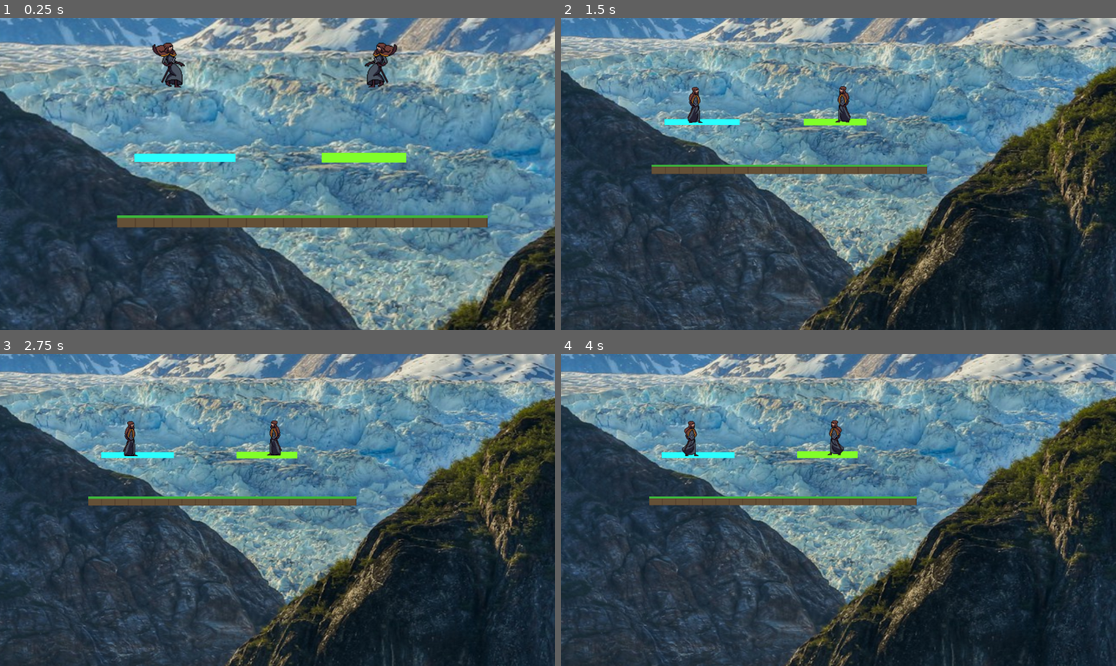
Above: before the commit, frames 1-4 (two rows, left to right).
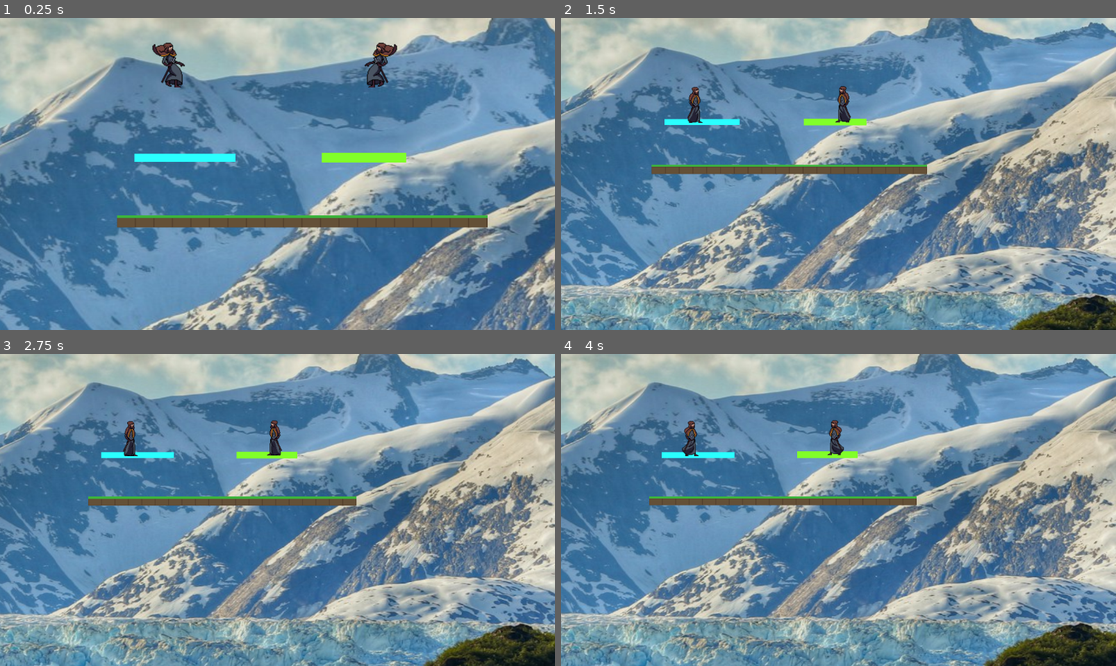
Above: after the commit, the same moments.

Repository: charles-priem/Fighter-i-
Game: Godot game, scene res://scenes/game_scene.tscn
Two runs of this game, one before a commit and one after it. Both use one fixed random seed, a clock stepped at 60 frames per second and the inputs below.
Inputs:
- Up to frame 1 (0.25 s): no input
- Up to frame 2 (1.5 s): no input
- Up to frame 3 (2.75 s): no input
- Up to frame 4 (4 s): no input

The runs differ from the first frame. In frame 1, 81% of the frame differs, in the area x 0-100%, y 0-100%; in frame 2, 88%; in frame 3, 88%; in frame 4, 88%.

Commit message:
Système de réapparition

Diff:
--- a/scenes/game_scene.tscn
+++ b/scenes/game_scene.tscn
@@ -2,6 +2,7 @@
 
 [ext_resource type="Texture2D" uid="uid://dyuc7ub53c47y" path="res://assets/sprites/platform.png" id="1_rurhu"]
 [ext_resource type="Script" uid="uid://cgn1behbhvis2" path="res://scripts/camera_2d.gd" id="2_onqr8"]
+[ext_resource type="Script" uid="uid://bnk81mj5ys8rk" path="res://scripts/blastzone.gd" id="2_utbpp"]
 [ext_resource type="Script" uid="uid://bur1i54bpfqt0" path="res://scripts/hud.gd" id="3_ycayy"]
 [ext_resource type="PackedScene" uid="uid://02s73tx6iorh" path="res://scenes/ElYaagoubi.tscn" id="5_rurhu"]
 [ext_resource type="Script" uid="uid://bn4v75flwdudd" path="res://scripts/ElYaagoubi.gd" id="6_b5spy"]
@@ -17,6 +18,18 @@
 
 [sub_resource type="RectangleShape2D" id="RectangleShape2D_onqr8"]
 size = Vector2(207, 23)
+
+[sub_resource type="WorldBoundaryShape2D" id="WorldBoundaryShape2D_b5spy"]
+normal = Vector2(1, 0)
+distance = 41.498188
+
+[sub_resource type="WorldBoundaryShape2D" id="WorldBoundaryShape2D_utbpp"]
+normal = Vector2(-1, 0)
+
+[sub_resource type="WorldBoundaryShape2D" id="WorldBoundaryShape2D_mw25s"]
+normal = Vector2(0, 1)
+
+[sub_resource type="WorldBoundaryShape2D" id="WorldBoundaryShape2D_tcjrq"]
 
 [node name="GameScene" type="Node2D" unique_id=2052335995]
 
@@ -63,24 +76,32 @@
 color = Color(0.5058824, 1, 0.16078432, 1)
 
 [node name="BlastzoneLeft" type="Area2D" parent="." unique_id=1329137969]
-position = Vector2(-539, -2)
+position = Vector2(-1000, -2)
+script = ExtResource("2_utbpp")
 
 [node name="CollisionShape2D" type="CollisionShape2D" parent="BlastzoneLeft" unique_id=2103033705]
+shape = SubResource("WorldBoundaryShape2D_b5spy")
 
 [node name="BlastzoneRight" type="Area2D" parent="." unique_id=1065344018]
-position = Vector2(532, -1)
+position = Vector2(1000, -2.1)
+script = ExtResource("2_utbpp")
 
 [node name="CollisionShape2D" type="CollisionShape2D" parent="BlastzoneRight" unique_id=445339068]
+shape = SubResource("WorldBoundaryShape2D_utbpp")
 
 [node name="BlastzoneTop" type="Area2D" parent="." unique_id=58953580]
-position = Vector2(1, -267)
+position = Vector2(1, -1000)
+script = ExtResource("2_utbpp")
 
 [node name="CollisionShape2D" type="CollisionShape2D" parent="BlastzoneTop" unique_id=317195787]
+shape = SubResource("WorldBoundaryShape2D_mw25s")
 
 [node name="BlastzoneBottom" type="Area2D" parent="." unique_id=1798537245]
-position = Vector2(1, 121)
+position = Vector2(1, 1000)
+script = ExtResource("2_utbpp")
 
 [node name="CollisionShape2D" type="CollisionShape2D" parent="BlastzoneBottom" unique_id=2101419461]
+shape = SubResource("WorldBoundaryShape2D_tcjrq")
 
 [node name="Camera2D" type="Camera2D" parent="." unique_id=938563523]
 position = Vector2(-4, -161)
@@ -88,6 +109,7 @@
 script = ExtResource("2_onqr8")
 
 [node name="HUD" type="CanvasLayer" parent="." unique_id=1984876097]
+visible = false
 
 [node name="PlayerPanel" type="Control" parent="HUD" unique_id=201749791]
 layout_mode = 3
@@ -128,9 +150,9 @@
 offset_bottom = -264.0
 text = "0%"
 
-[node name="Sprite2D" type="Sprite2D" parent="." unique_id=1750403046]
+[node name="background" type="Sprite2D" parent="." unique_id=1750403046]
 z_index = -1
-position = Vector2(474.0002, -268)
+position = Vector2(218.99997, 547.0001)
 scale = Vector2(2.8989584, 2.45625)
 texture = ExtResource("9_utbpp")
 
--- a/scripts/base_player.gd
+++ b/scripts/base_player.gd
@@ -199,9 +199,9 @@
 	velocity         = Vector2.ZERO
 	invincible_timer = 2.0
 	if player_number == 1:
-		position = Vector2(300, 100)
-	else:
-		position = Vector2(700, 100)
+		position = Vector2(-200, -400)
+	else:
+		position = Vector2(200, -400)
 	sprite.modulate = Color(1, 1, 1, 0)
 	var tween = get_tree().create_tween()
 	tween.tween_property(sprite, "modulate", Color(1, 1, 1, 1), 0.5)
--- a/scripts/blastzone.gd
+++ b/scripts/blastzone.gd
@@ -1,8 +1,10 @@
 extends Area2D
 
 func _ready():
+	# Connecte automatiquement le signal au lancement du jeu
 	body_entered.connect(_on_body_entered)
 
 func _on_body_entered(body):
-	if body.is_in_group("players"):
-		body.die()
+	# On vérifie si l'objet qui traverse la ligne est bien un joueur (BasePlayer)
+	if body is BasePlayer:
+		body.die() # On déclenche sa fonction de mort
